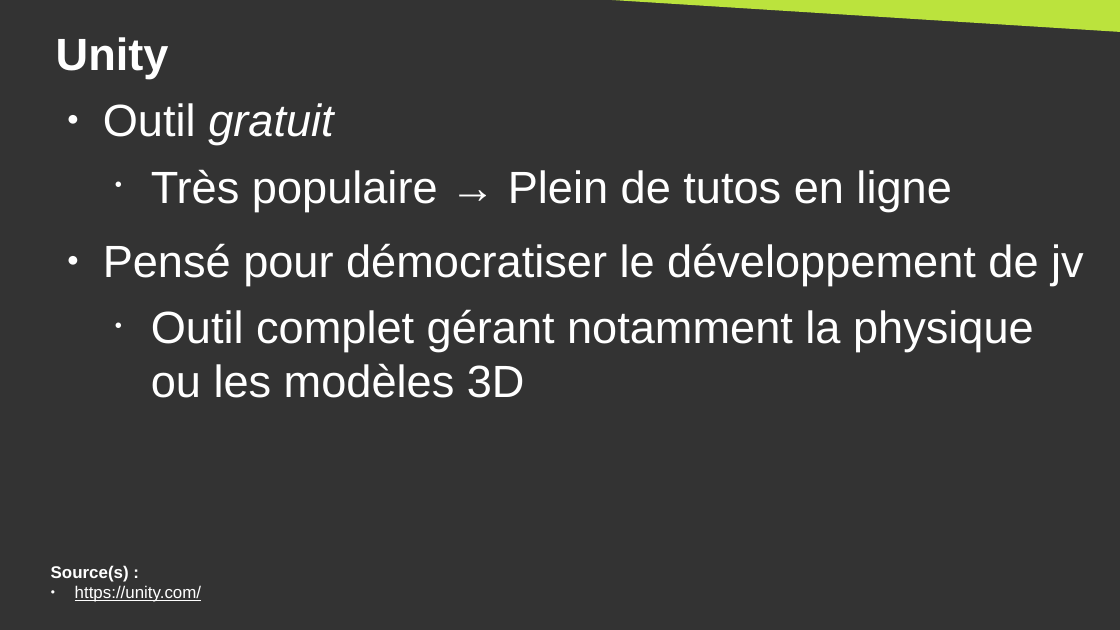
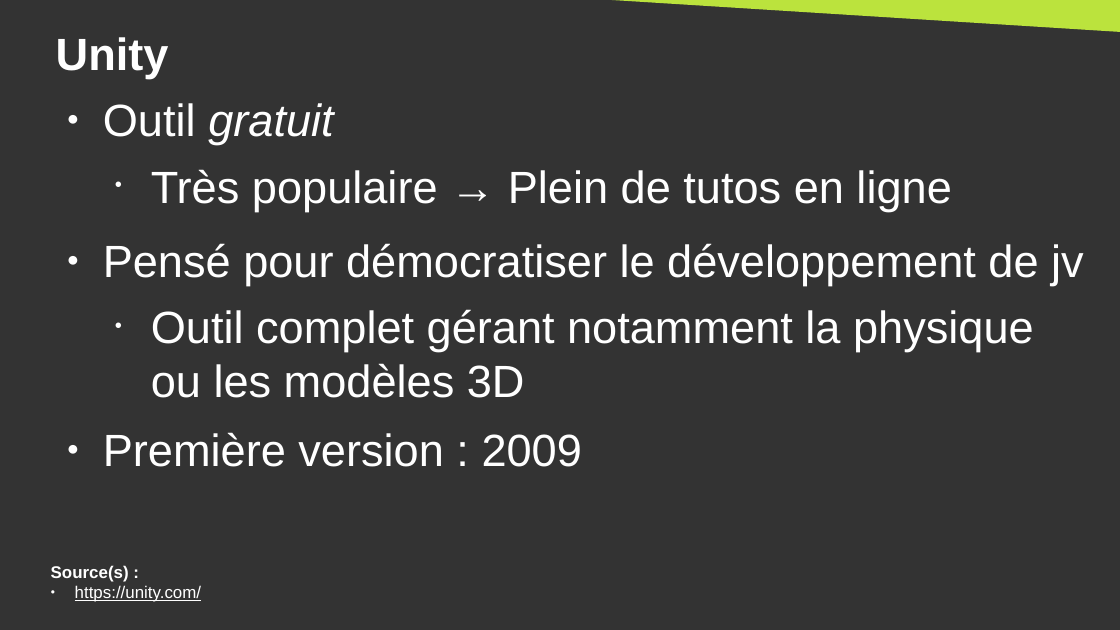
Before and after one commit to DanYellow/cours, a slide deck: slide 6 of creation-et-design-interactif-s4/travaux-pratiques/numero-1/presentation.odp. Drawn at 1120x630 pixels with LibreOffice and Linux fonts; fonts in the diff are those of the drawing. Boxes give left, top, right and bottom in pixels: in the first picture for what was removed or moved away, otherwise in the second. Text is boxed around its words. In the diff, an @@ line names an element or a change of style, - is before the commit and + after.

Commit message:
Clean advanced-sample unity

```diff
--- a/creation-et-design-interactif-s4/travaux-pratiques/numero-1/presentation.odp
+++ b/creation-et-design-interactif-s4/travaux-pratiques/numero-1/presentation.odp
@@ text at [103, 432, 582, 467]: paragraph added @@
+● Première version : 2009
```
Also in this commit, not shown: 3 other slides changed, 11 other files.
